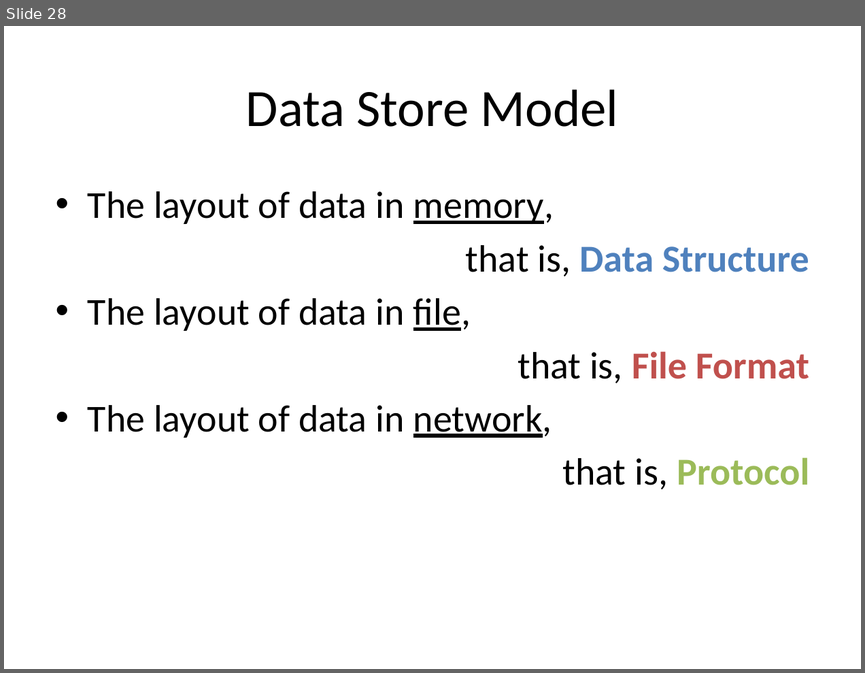
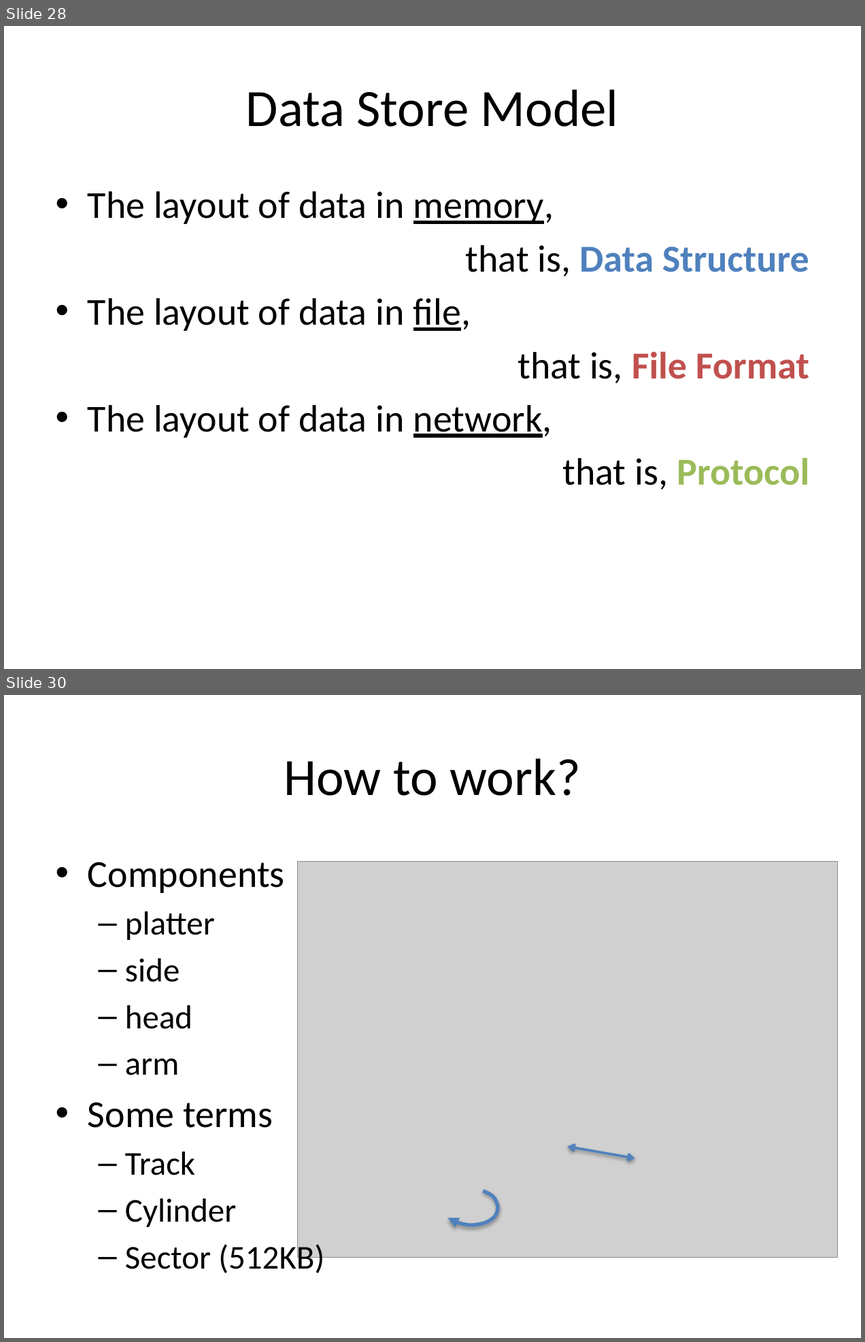
Before and after one commit to guhanjie/Knowledge-sharing, a slide deck: 数据存取模型.pptx. Shown one above the other, each under a label of ours: slide 28 before the commit, slides 28 and 30 after it; the slides between them are not shown. The pictures are 865x673 and 865x1342 pixels, drawn with LibreOffice and Linux fonts; fonts in the diff are those of the drawing; grey boxes stand for pictures. Boxes give left, top, right and bottom in pixels: in the first picture for what was removed or moved away, otherwise in the second. Text is boxed around its words. In the diff, an @@ line names an element or a change of style, - is before the commit and + after.

```diff
--- a/数据存取模型.pptx
+++ b/数据存取模型.pptx
@@ slide 30 added at [4, 695, 861, 1338], background #FFFFFF @@
@@ title added at [284, 758, 580, 796], 44 pt, text #000000 @@
+How to work?
@@ text added at [88, 862, 324, 1273], 28 pt, text #000000 @@
+• Components
+  – platter
+  – side
+  – head
+  – arm
+• Some terms
+  – Track
+  – Cylinder
+  – Sector (512KB)
@@ picture added at [297, 861, 837, 1257] @@
@@ double arrow added from (568, 1147) to (634, 1157), #4F81BD 2 pt @@
@@ freeform shape added at [446, 1190, 499, 1225], outline #4F81BD 3 pt @@
```
Also in this commit, not shown: 5 slides changed, 4 other slides added, 7 slides removed.
